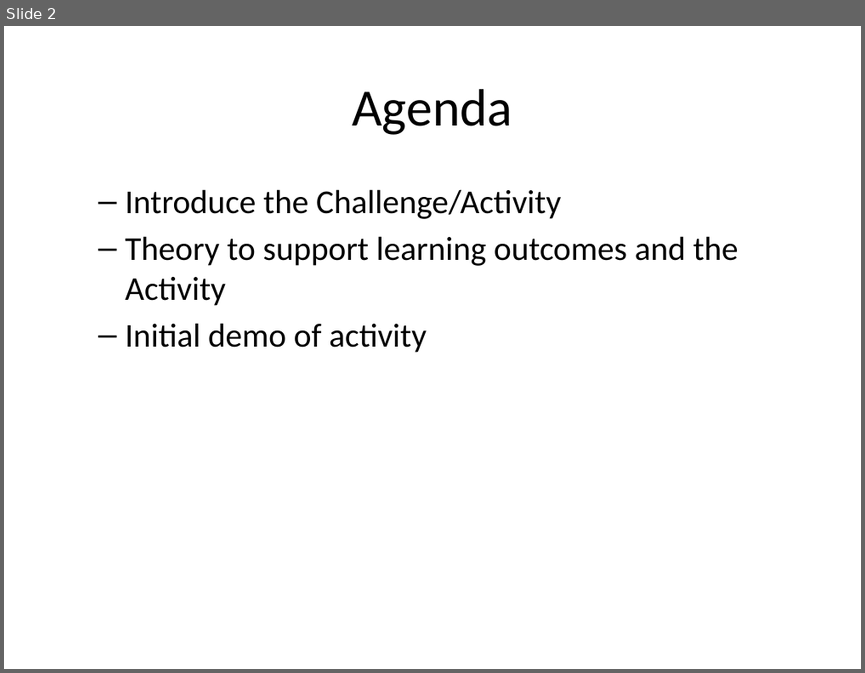
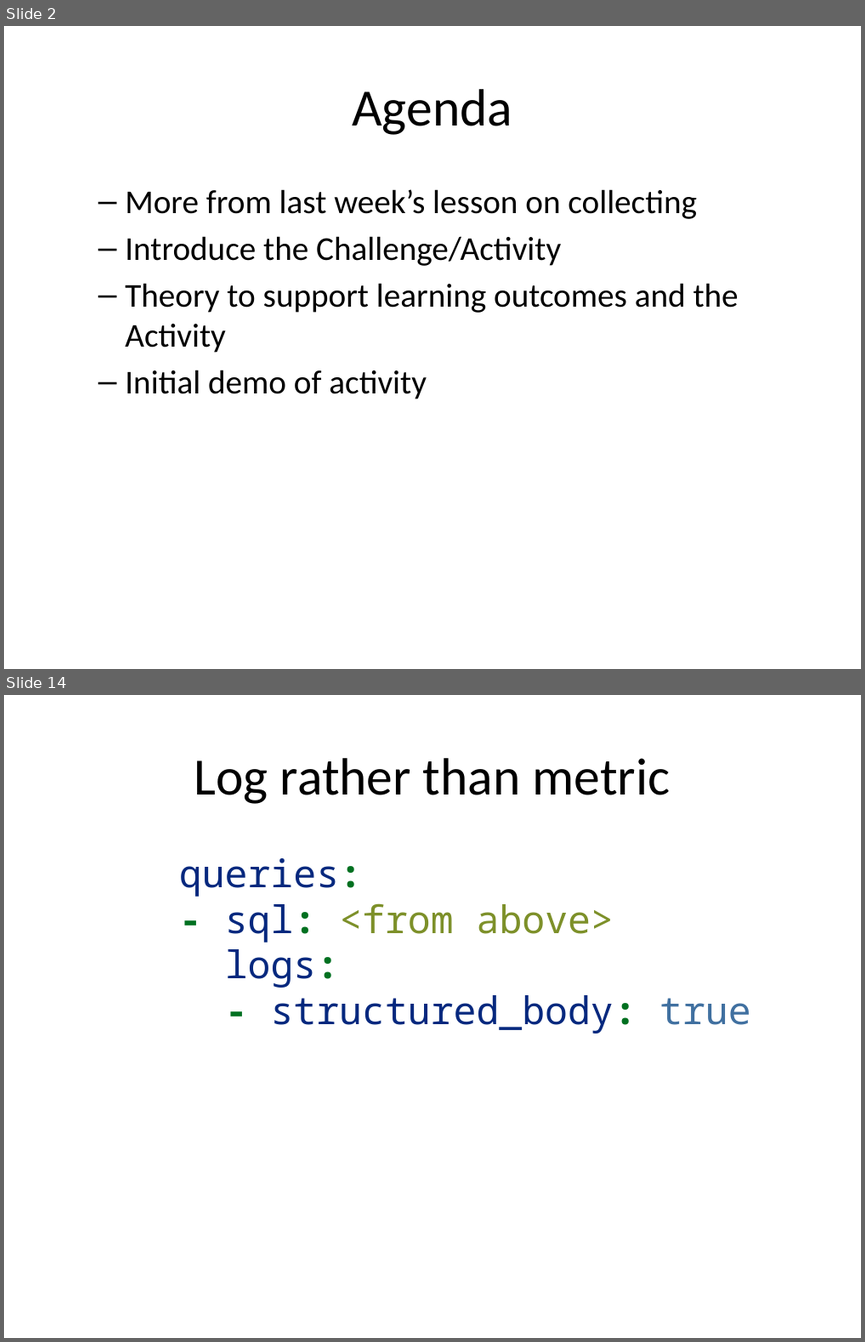
Before and after one commit to rhildred/INFO8985, a slide deck: database_analysis/slides.pptx. Shown one above the other, each under a label of ours: slide 2 before the commit, slides 2 and 14 after it; the slides between them are not shown. The pictures are 865x673 and 865x1342 pixels, drawn with LibreOffice and Linux fonts; fonts in the diff are those of the drawing. Boxes give left, top, right and bottom in pixels: in the first picture for what was removed or moved away, otherwise in the second. Text is boxed around its words. In the diff, an @@ line names an element or a change of style, - is before the commit and + after.

```diff
--- a/database_analysis/slides.pptx
+++ b/database_analysis/slides.pptx
@@ slide 14 added at (4,695,861,1338), background #FFFFFF @@
@@ title added at (194,758,670,804), 44 pt, text #000000 @@
+Log rather than metric
@@ text added at (179,858,751,1033), 32 pt, text #06287E @@
+queries:
+- sql: <from above>
+logs:
+- structured_body: true
@@ slide 2 changed as well @@
@@ text at (125,189,697,219): paragraph added @@
+  – More from last week’s lesson on collecting
```
Also in this commit, not shown: 1 other slide changed, 16 other slides added, 15 other files.
